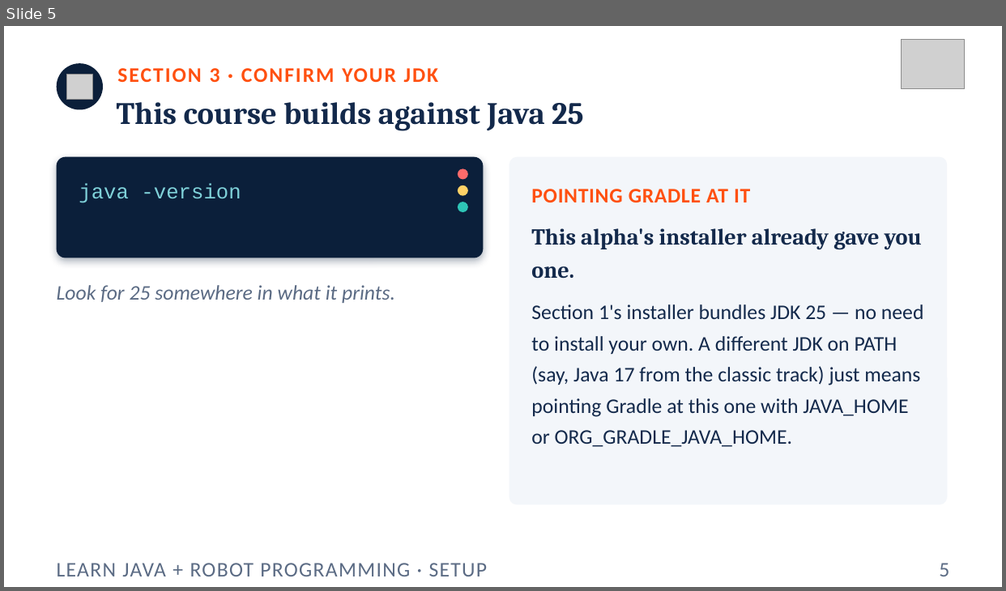
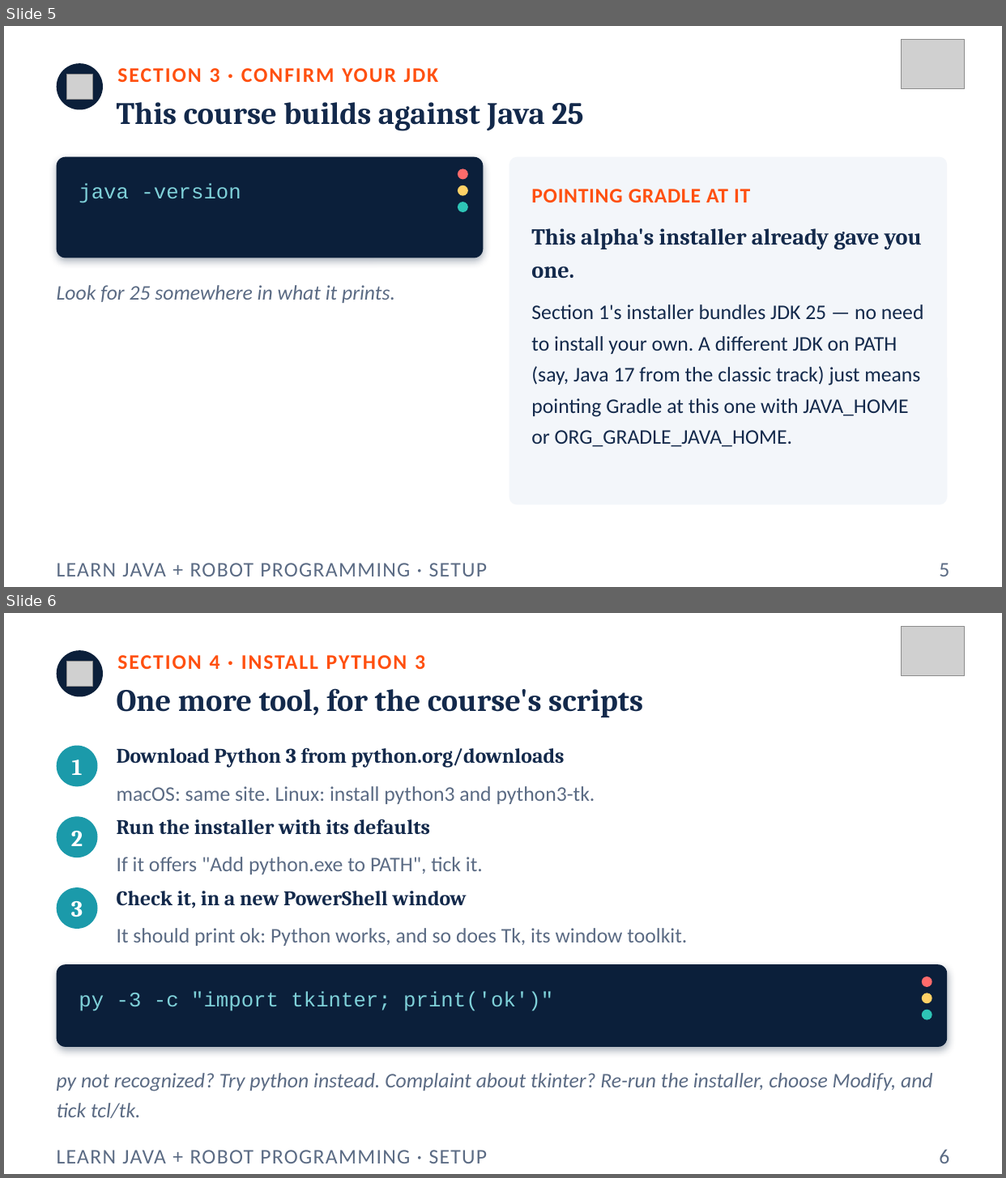
Before and after one commit to FRC5010/BasicRobotLessons, a slide deck: docs/presentations/v3/aside-setup.pptx. Shown one above the other, each under a label of ours: slide 5 before the commit, slides 5 and 6 after it. The pictures are 1006x591 and 1006x1178 pixels, drawn with LibreOffice and Linux fonts; fonts in the diff are those of the drawing; grey boxes stand for pictures. Boxes give left, top, right and bottom in pixels: in the first picture for what was removed or moved away, otherwise in the second. Text is boxed around its words. In the diff, an @@ line names an element or a change of style, - is before the commit and + after.

```diff
--- a/docs/presentations/v3/aside-setup.pptx
+++ b/docs/presentations/v3/aside-setup.pptx
@@ slide 6 added at box(4, 613, 1002, 1174), background #FFFFFF @@
@@ picture added at box(901, 627, 965, 676) @@
@@ ellipse added at box(57, 650, 103, 697), fill #0B1F3A @@
@@ picture added at box(67, 661, 92, 687) @@
@@ text added at box(117, 655, 425, 669), 20 pt, text #FF5010, bold @@
+SECTION 4 · INSTALL PYTHON 3
@@ text added at box(117, 688, 643, 717), 30 pt, text #13294B, bold @@
+One more tool, for the course's scripts
@@ ellipse added at box(57, 746, 98, 786), fill #1B9AAA @@
@@ text added at box(117, 747, 565, 768), 20 pt, text #13294B, bold @@
+Download Python 3 from python.org/downloads
@@ text added at box(72, 760, 83, 775), 22 pt, text #FFFFFF, bold @@
+1
@@ text added at box(117, 786, 595, 804), 20 pt, text #5B6B84 @@
+macOS: same site. Linux: install python3 and python3-tk.
@@ ellipse added at box(57, 816, 98, 858), fill #1B9AAA @@
@@ text added at box(71, 831, 83, 846), 22 pt, text #FFFFFF, bold @@
+2
@@ text added at box(117, 819, 430, 835), 20 pt, text #13294B, bold @@
+Run the installer with its defaults
@@ text added at box(117, 857, 483, 875), 20 pt, text #5B6B84 @@
+If it offers "Add python.exe to PATH", tick it.
@@ ellipse added at box(57, 888, 98, 929), fill #1B9AAA @@
@@ text added at box(71, 901, 83, 918), 22 pt, text #FFFFFF, bold @@
+3
@@ text added at box(117, 891, 467, 909), 20 pt, text #13294B, bold @@
+Check it, in a new PowerShell window
@@ text added at box(117, 928, 687, 946), 20 pt, text #5B6B84 @@
+It should print ok: Python works, and so does Tk, its window toolkit.
@@ rounded rectangle added at box(57, 965, 948, 1047), fill #0B1F3A @@
@@ ellipse added at box(922, 977, 932, 987), fill #FF6B6B @@
@@ text added at box(79, 991, 553, 1012), 20 pt, text #7FD1D9 @@
+py -3 -c "import tkinter; print('ok')"
@@ ellipse added at box(922, 994, 932, 1003), fill #FFD166 @@
@@ ellipse added at box(922, 1010, 932, 1020), fill #2EC4B6 @@
@@ text added at box(57, 1073, 933, 1118), 20 pt, text #5B6B84, italic @@
+py not recognized? Try python instead. Complaint about tkinter? Re-run the installer, choose Modify, and tick tcl/tk.
@@ text added at box(57, 1150, 488, 1164), 20 pt, text #5B6B84 @@
+LEARN JAVA + ROBOT PROGRAMMING · SETUP
@@ text added at box(939, 1149, 949, 1164), 20 pt, text #5B6B84 @@
+6
```
Also in this commit, not shown: 9 slides changed, 7 other files.
